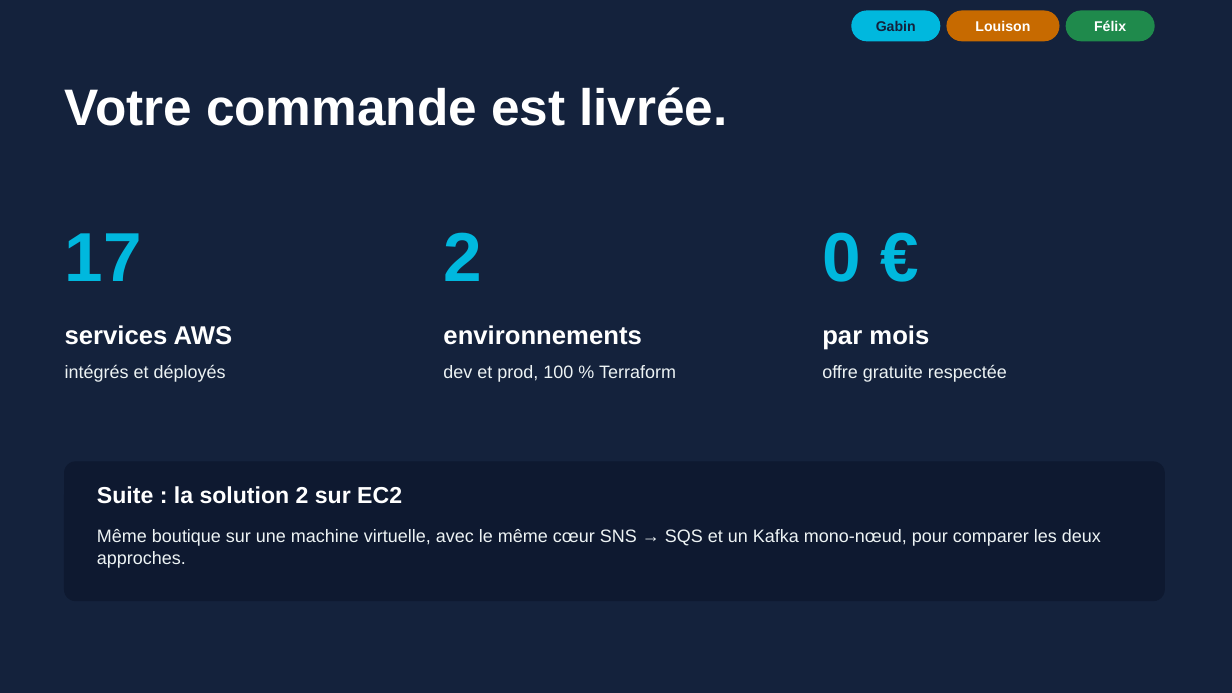
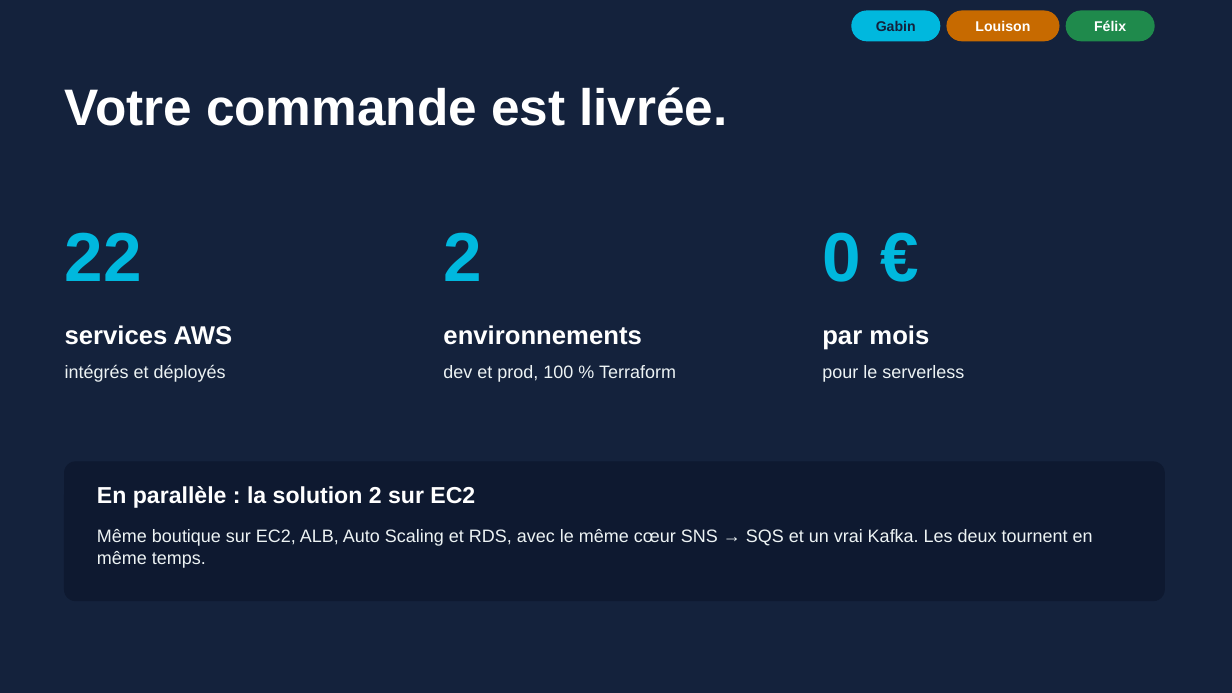
Before and after one commit to louizoom/shop-imt, a slide deck: slide 13 of docs/SHOP-IMT-presentation.pptx (slide 11 before the commit). Drawn at 1232x693 pixels with LibreOffice and Linux fonts; fonts in the diff are those of the drawing. Boxes give left, top, right and bottom in pixels: in the first picture for what was removed or moved away, otherwise in the second. Text is boxed around its words. In the diff, an @@ line names an element or a change of style, - is before the commit and + after.

```diff
--- a/docs/SHOP-IMT-presentation.pptx
+++ b/docs/SHOP-IMT-presentation.pptx
@@ text at (65, 232, 142, 281): text changed @@
-17
+22
@@ text at (822, 365, 964, 382): text changed @@
-offre gratuite respectée
+pour le serverless
@@ text at (97, 486, 475, 508): text changed @@
-Suite : la solution 2 sur EC2
+En parallèle : la solution 2 sur EC2
@@ text at (97, 529, 1093, 568): text changed @@
-Même boutique sur une machine virtuelle, avec le même cœur SNS → SQS et un Kafka mono-nœud, pour comparer les deux approches.
+Même boutique sur EC2, ALB, Auto Scaling et RDS, avec le même cœur SNS → SQS et un vrai Kafka. Les deux tournent en même temps.
```
Also in this commit, not shown: 3 other slides changed, 2 slides added, 33 other files.
